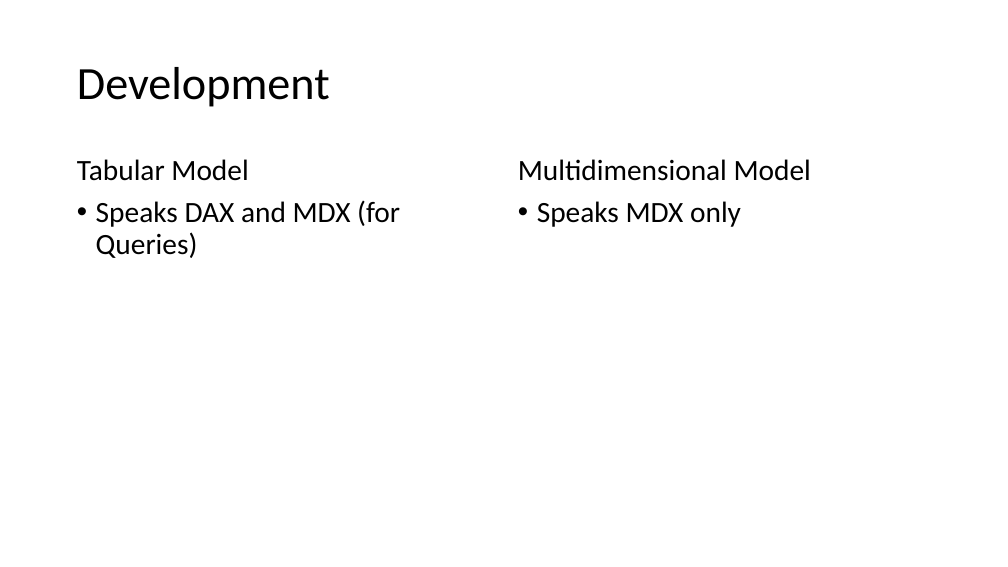
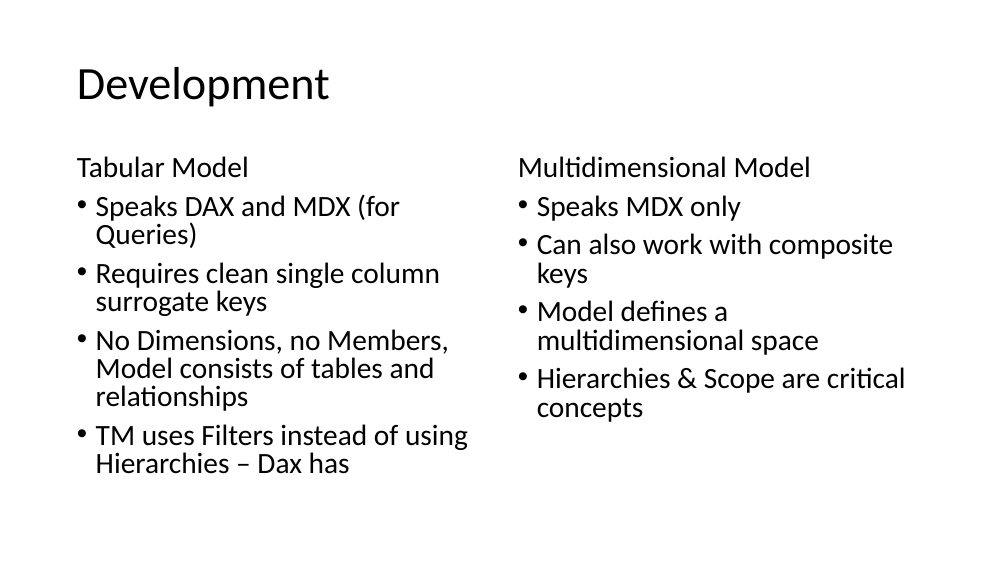
Before and after one commit to LukasSteindl/tabularmodelforfinance, a slide deck: slide 5 of Slidesv2.pptx. Drawn at 1008x567 pixels with LibreOffice and Linux fonts; fonts in the diff are those of the drawing. Boxes give left, top, right and bottom in pixels: in the first picture for what was removed or moved away, otherwise in the second. Text is boxed around its words. In the diff, an @@ line names an element or a change of style, - is before the commit and + after.

```diff
--- a/Slidesv2.pptx
+++ b/Slidesv2.pptx
@@ text at box(77, 156, 400, 248): line spacing 0.9 to 0.8 @@
@@ text at box(518, 156, 811, 221): line spacing 0.9 to 0.8 @@
@@ text at box(537, 233, 906, 422): paragraphs added @@
+• Can also work with composite keys
+• Model defines a multidimensional space
+• Hierarchies & Scope are critical concepts
@@ text at box(96, 262, 468, 474): paragraphs added @@
+• Requires clean single column surrogate keys
+• No Dimensions, no Members, Model consists of tables and relationships
+• TM uses Filters instead of using Hierarchies – Dax has
```
Also in this commit, not shown: 5 slides added, 1 other file.
